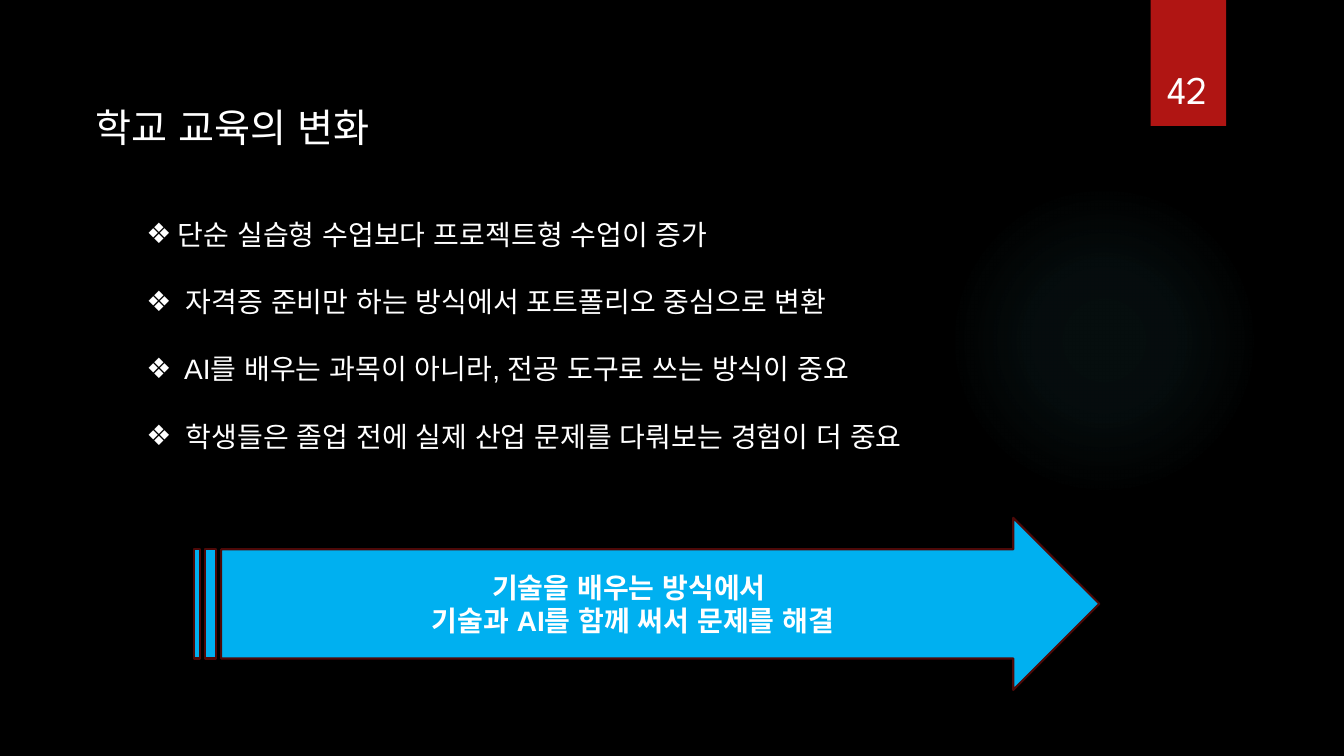
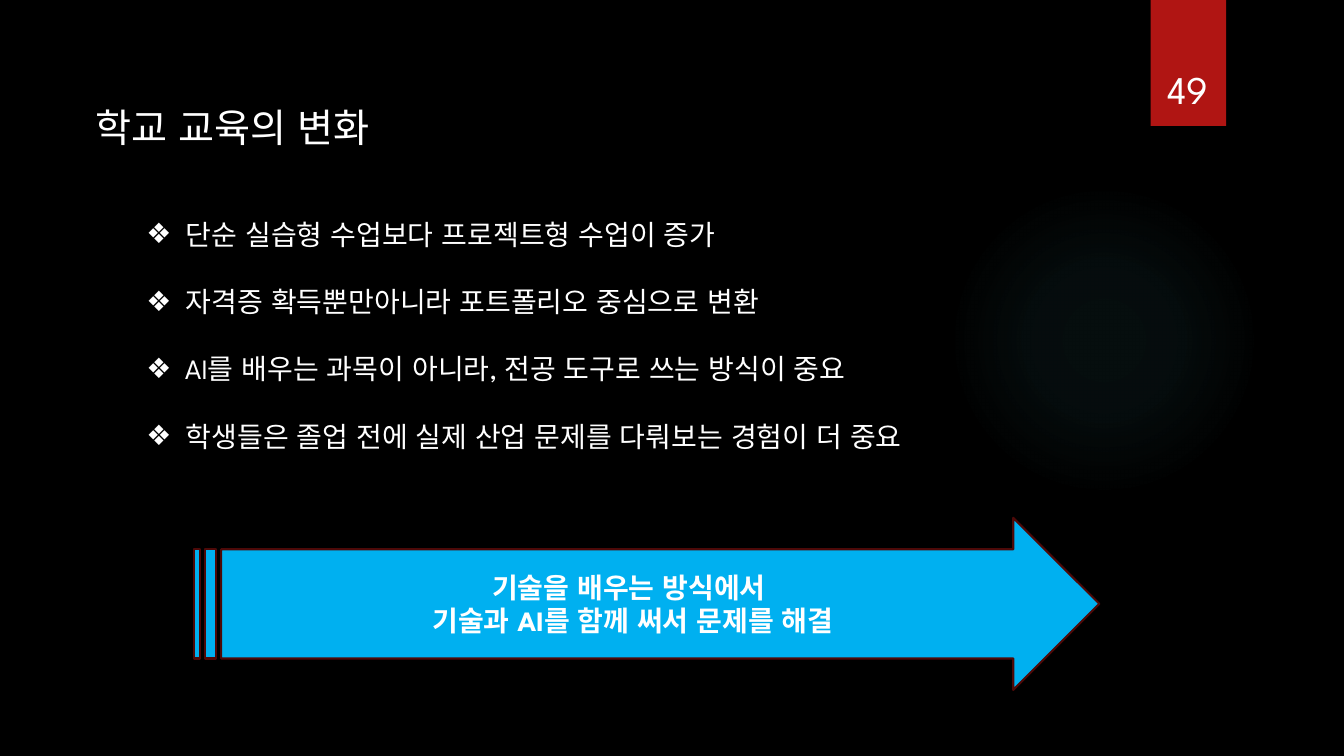
Before and after one commit to ancestor9/Introduction-to-BigData-Analysis, a slide deck: slide 49 of AI 역량강화.pptx (slide 42 before the commit). Drawn at 1344x756 pixels with LibreOffice and Linux fonts; fonts in the diff are those of the drawing; background and template pictures are left out. Boxes give left, top, right and bottom in pixels: in the first picture for what was removed or moved away, otherwise in the second. Text is boxed around its words. In the diff, an @@ line names an element or a change of style, - is before the commit and + after.

```diff
--- a/AI 역량강화.pptx
+++ b/AI 역량강화.pptx
@@ page number at bbox=[1167, 77, 1208, 104]: text changed @@
-42
+49
@@ text at bbox=[96, 109, 902, 450]: font Arial to League Spartan in "학교 교육의 변화", "단순 실습형 수업보다 프로젝트형 수업이 증가", "AI를 배우는 과목이 아니라, 전공 도구로 쓰는 ...", "학생들은 졸업 전에 실제 산업 문제를 다뤄보는 ..." @@
@@ text at bbox=[186, 288, 759, 315]: text changed; font Arial to League Spartan @@
-  ❖ 자격증 준비만 하는 방식에서 포트폴리오 중심으로 변환
+  ❖ 자격증 확득뿐만아니라 포트폴리오 중심으로 변환
@@ striped right arrow "기술을 배우는 방식에서" at bbox=[195, 518, 1100, 691]: font Arial to League Spartan @@
```
Also in this commit, not shown: 37 other slides changed, 6 slides added, 1 slide removed, 1 other file.
